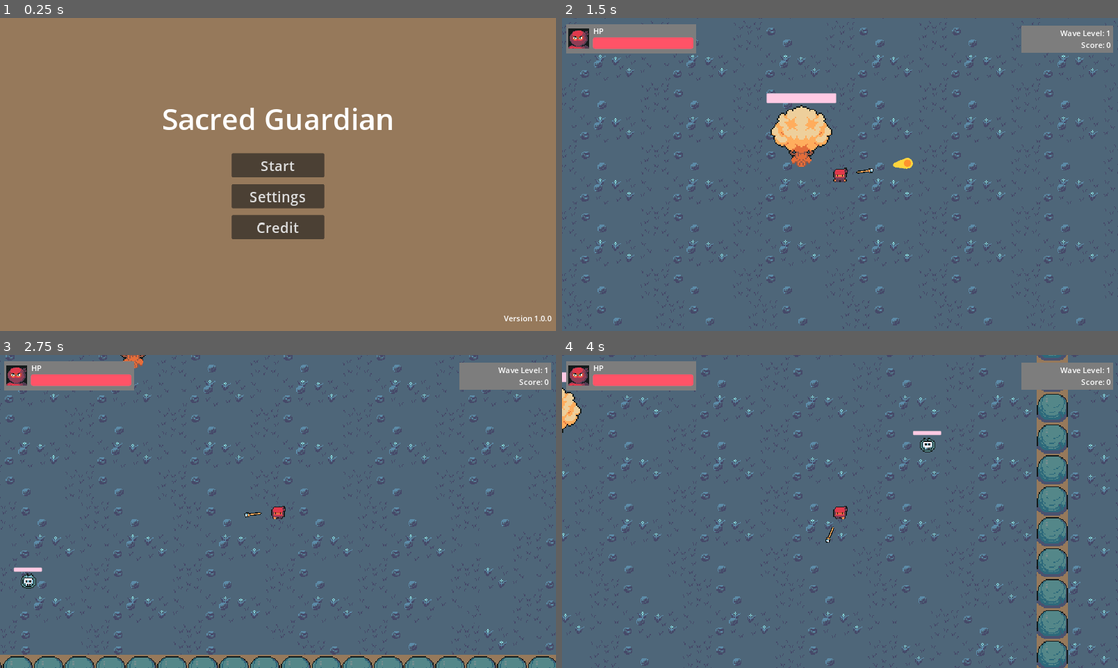
Above: before the commit, frames 1-4 (two rows, left to right).
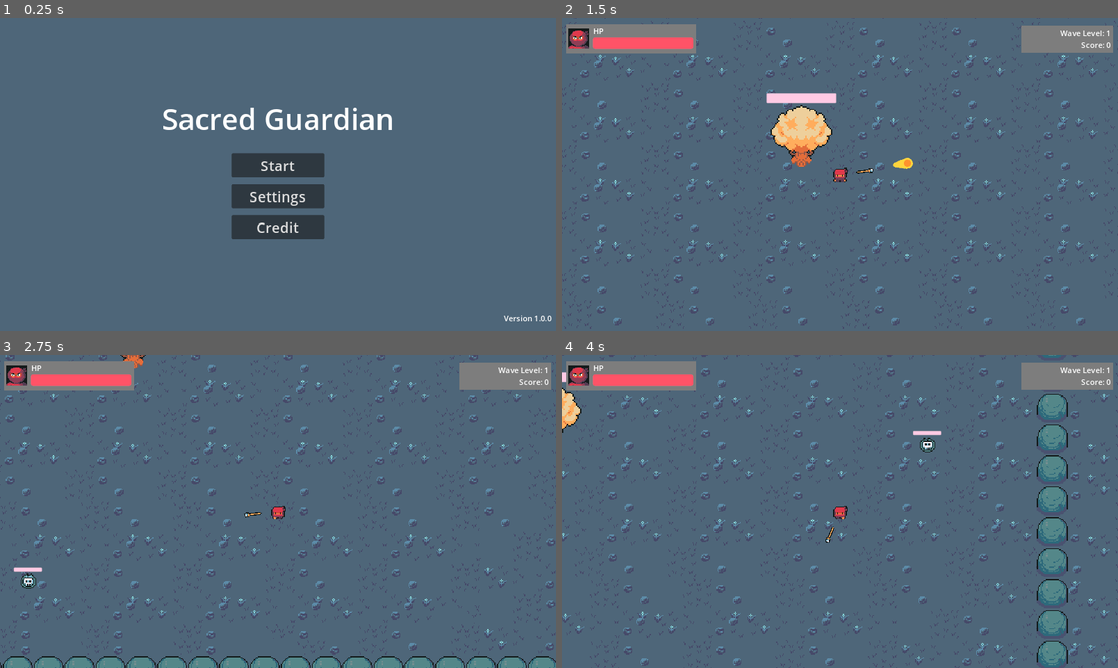
Above: after the commit, the same moments.

Repository: shafiq1rwan/sacred-guardian
Game: Godot game, scene res://games/main_menu.tscn
The game is run twice, just before and just after one commit, with the same random seed, the same clock (stepped at 60 frames per second) and the same inputs. Sound files missing from this copy of the repository are replaced by a short silence.
Inputs (mouse positions are in pixels of both pictures, inside the frame that each line leads up to):
- Up to frame 1 (0.25 s): no input
- Up to frame 2 (1.5 s): click "Start" at 0.5 s; tap Enter at 1.25 s; move the mouse to (962, 158) at 1.27 s; hold D (right) from 1.28 s (still down); click (962, 158) at 1.35 s
- Up to frame 3 (2.75 s): move the mouse to (166, 527) at 2.02 s; release D (right) at 2.03 s; hold S (down) from 2.03 s (still down); click (166, 527) at 2.1 s
- Up to frame 4 (4 s): move the mouse to (895, 442) at 2.77 s; release S (down) at 2.78 s; hold D (right) 2.78-3.53 s; click (895, 442) at 2.85 s; move the mouse to (812, 574) at 3.52 s; hold W (up) from 3.53 s (still down); click (812, 574) at 3.6 s

The runs differ from the first frame. In frame 1, 99% of the frame differs, in the area x 0-100%, y 0-100%; in frame 2, nothing differs; in frame 3, 1.2%; in frame 4, 1.0%.

Commit message:
Upgrade to v4.3

Diff:
--- a/games/main_menu.gd
+++ b/games/main_menu.gd
@@ -1,4 +1,9 @@
 extends Control
+
+@onready var bgm: AudioStreamPlayer = $BGM
+
+func _ready() -> void:
+	bgm.play()
 
 func _on_start_button_pressed():
 	get_tree().change_scene_to_file("res://games/game.tscn")
--- a/project.godot
+++ b/project.godot
@@ -14,7 +14,7 @@
 config/version="1.0.0"
 config/tags=PackedStringArray("development")
 run/main_scene="res://games/main_menu.tscn"
-config/features=PackedStringArray("4.2", "GL Compatibility")
+config/features=PackedStringArray("4.3", "GL Compatibility")
 boot_splash/image="res://assets/splash/square-dark.png"
 boot_splash/use_filter=false
 config/icon="res://icon.svg"
@@ -38,22 +38,22 @@
 
 left={
 "deadzone": 0.5,
-"events": [Object(InputEventKey,"resource_local_to_scene":fa …(171 unchanged characters)… keycode":65,"key_label":0,"unicode":97,"echo":false,"script":null)
+"events": [Object(InputEventKey,"resource_local_to_scene":fa …(171 unchanged characters)… keycode":65,"key_label":0,"unicode":97,"location":0,"echo":false,"script":null)
 ]
 }
 right={
 "deadzone": 0.5,
-"events": [Object(InputEventKey,"resource_local_to_scene":fa …(172 unchanged characters)… eycode":68,"key_label":0,"unicode":100,"echo":false,"script":null)
+"events": [Object(InputEventKey,"resource_local_to_scene":fa …(172 unchanged characters)… eycode":68,"key_label":0,"unicode":100,"location":0,"echo":false,"script":null)
 ]
 }
 up={
 "deadzone": 0.5,
-"events": [Object(InputEventKey,"resource_local_to_scene":fa …(172 unchanged characters)… eycode":87,"key_label":0,"unicode":119,"echo":false,"script":null)
+"events": [Object(InputEventKey,"resource_local_to_scene":fa …(172 unchanged characters)… eycode":87,"key_label":0,"unicode":119,"location":0,"echo":false,"script":null)
 ]
 }
 down={
 "deadzone": 0.5,
-"events": [Object(InputEventKey,"resource_local_to_scene":fa …(172 unchanged characters)… eycode":83,"key_label":0,"unicode":115,"echo":false,"script":null)
+"events": [Object(InputEventKey,"resource_local_to_scene":fa …(172 unchanged characters)… eycode":83,"key_label":0,"unicode":115,"location":0,"echo":false,"script":null)
 ]
 }
 shoot={
@@ -63,17 +63,17 @@
 }
 interact={
 "deadzone": 0.5,
-"events": [Object(InputEventKey,"resource_local_to_scene":fa …(172 unchanged characters)… eycode":69,"key_label":0,"unicode":101,"echo":false,"script":null)
+"events": [Object(InputEventKey,"resource_local_to_scene":fa …(172 unchanged characters)… eycode":69,"key_label":0,"unicode":101,"location":0,"echo":false,"script":null)
 ]
 }
 reload={
 "deadzone": 0.5,
-"events": [Object(InputEventKey,"resource_local_to_scene":fa …(172 unchanged characters)… eycode":69,"key_label":0,"unicode":101,"echo":false,"script":null)
+"events": [Object(InputEventKey,"resource_local_to_scene":fa …(172 unchanged characters)… eycode":69,"key_label":0,"unicode":101,"location":0,"echo":false,"script":null)
 ]
 }
 pause={
 "deadzone": 0.5,
-"events": [Object(InputEventKey,"resource_local_to_scene":fa …(175 unchanged characters)… ode":4194305,"key_label":0,"unicode":0,"echo":false,"script":null)
+"events": [Object(InputEventKey,"resource_local_to_scene":fa …(175 unchanged characters)… ode":4194305,"key_label":0,"unicode":0,"location":0,"echo":false,"script":null)
 ]
 }
 
@@ -82,4 +82,4 @@
 textures/canvas_textures/default_texture_filter=0
 renderer/rendering_method="gl_compatibility"
 renderer/rendering_method.mobile="gl_compatibility"
-environment/defaults/default_clear_color=Color(0.587404, 0.474604, 0.35655, 1)
+environment/defaults/default_clear_color=Color(0.305882, 0.4, 0.47451, 1)
